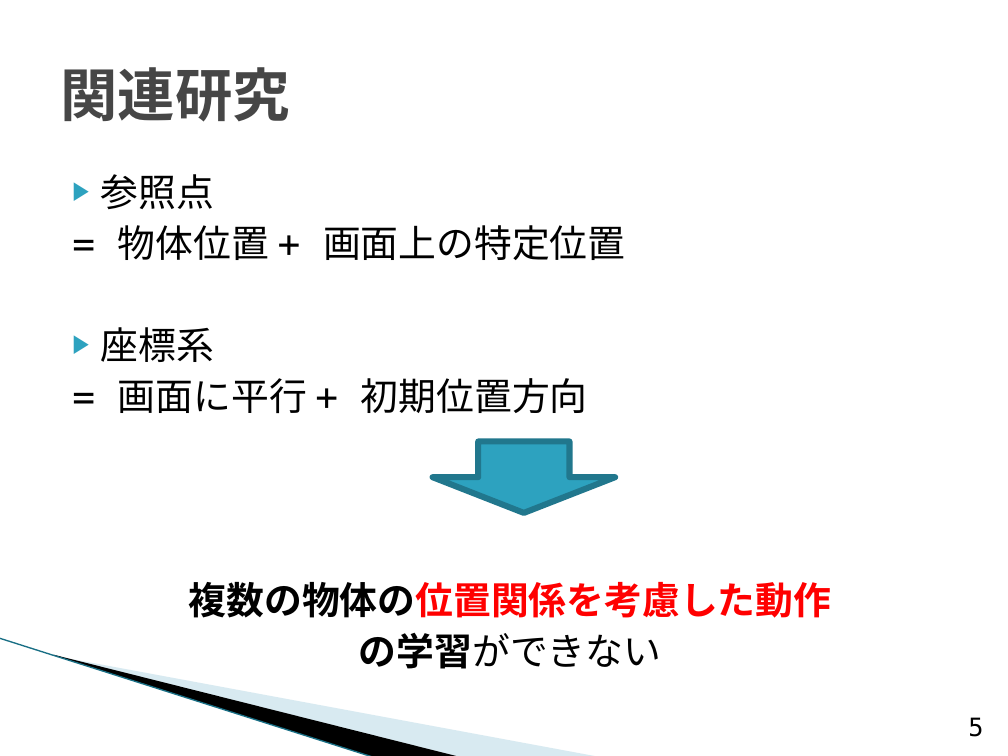
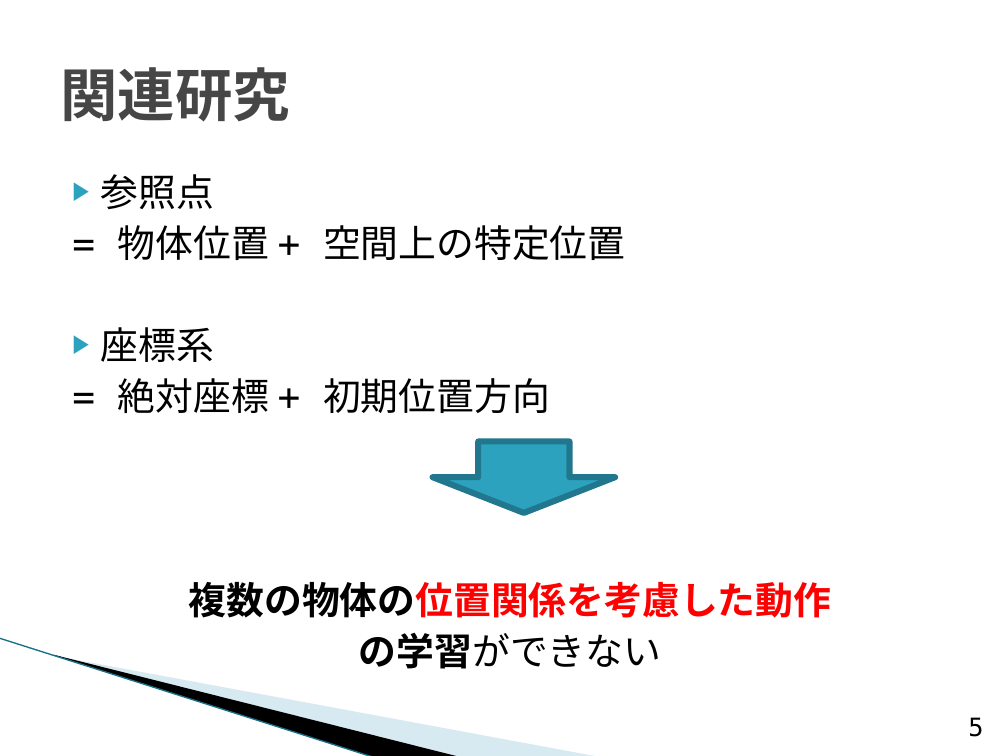
Before and after one commit to TetsuyaKomota/GitforEclipseTest, a slide deck: slide 5 of IntentionLearning/memo/presentation/卒論発表会スライド _2.pptx. Drawn at 1008x756 pixels with LibreOffice and Linux fonts; fonts in the diff are those of the drawing; background and template pictures are left out. Boxes give left, top, right and bottom in pixels: in the first picture for what was removed or moved away, otherwise in the second. Text is boxed around its words. In the diff, an @@ line names an element or a change of style, - is before the commit and + after.

```diff
--- a/IntentionLearning/memo/presentation/卒論発表会スライド _2.pptx
+++ b/IntentionLearning/memo/presentation/卒論発表会スライド _2.pptx
@@ text at <box>118,225,625,260</box>: text changed @@
-= 物体位置 + 画面上の特定位置
+= 物体位置 + 空間上の特定位置
@@ text at <box>118,378,550,413</box>: text changed @@
-= 画面に平行 + 初期位置方向
+= 絶対座標 + 初期位置方向
```
Also in this commit, not shown: 4 other slides changed.
